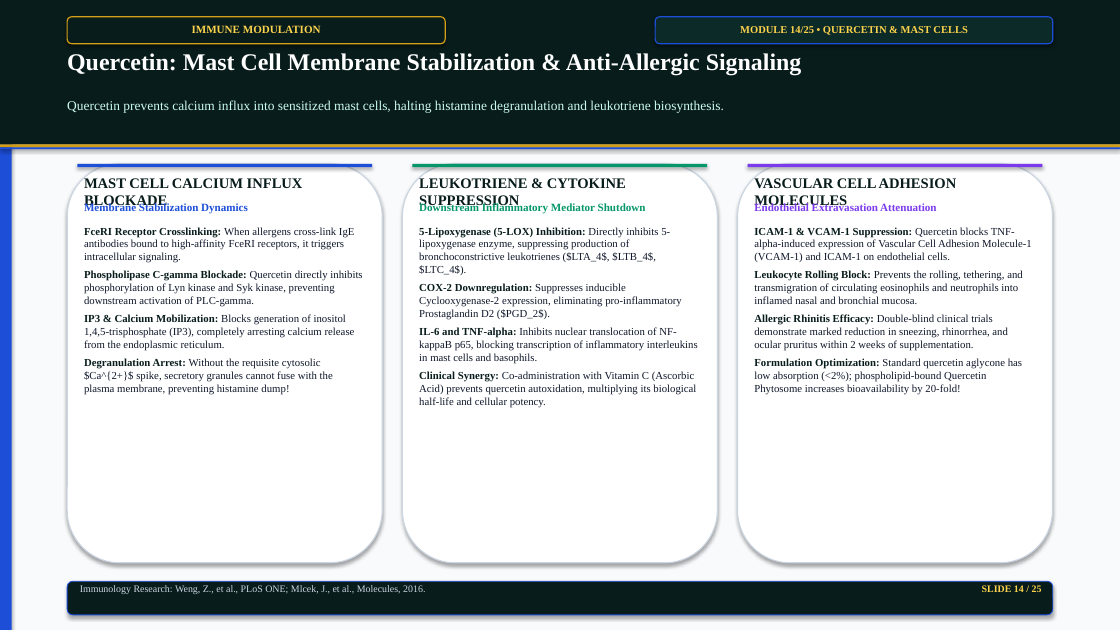
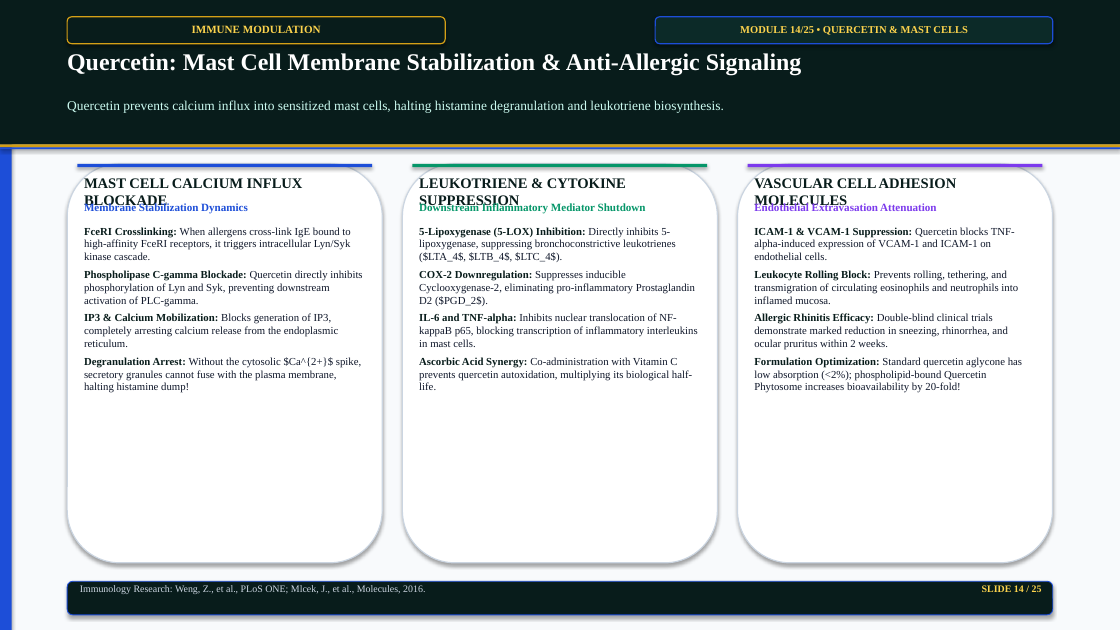
Before and after one commit to satyasanatan989/academic-presentation-engine, a slide deck: slide 14 of samples/phytochemicals_25slides_master_deck.pptx. Drawn at 1120x630 pixels with LibreOffice and Linux fonts; fonts in the diff are those of the drawing. Boxes give left, top, right and bottom in pixels: in the first picture for what was removed or moved away, otherwise in the second. Text is boxed around its words. In the diff, an @@ line names an element or a change of style, - is before the commit and + after.

```diff
--- a/samples/phytochemicals_25slides_master_deck.pptx
+++ b/samples/phytochemicals_25slides_master_deck.pptx
@@ text at (84, 227, 362, 393): text changed @@
-FceRI Receptor Crosslinking: When allergens cross-link IgE antibodies bound to high-affinity FceRI receptors, it triggers intracellular signaling.
-Phospholipase C-gamma Blockade: Quercetin directly inhibits phosphorylation of Lyn kinase and Syk kinase, preventing downstream activation of PLC-gamma.
-IP3 & Calcium Mobilization: Blocks generation of inositol 1,4,5-trisphosphate (IP3), completely arresting calcium release from the endoplasmic reticulum.
-Degranulation Arrest: Without the requisite cytosolic $Ca^{2+}$ spike, secretory granules cannot fuse with the plasma membrane, preventing histamine dump!
+FceRI Crosslinking: When allergens cross-link IgE bound to high-affinity FceRI receptors, it triggers intracellular Lyn/Syk kinase cascade.
+Phospholipase C-gamma Blockade: Quercetin directly inhibits phosphorylation of Lyn and Syk, preventing downstream activation of PLC-gamma.
+IP3 & Calcium Mobilization: Blocks generation of IP3, completely arresting calcium release from the endoplasmic reticulum.
+Degranulation Arrest: Without the cytosolic $Ca^{2+}$ spike, secretory granules cannot fuse with the plasma membrane, halting histamine dump!
@@ text at (419, 227, 698, 390): text changed @@
-5-Lipoxygenase (5-LOX) Inhibition: Directly inhibits 5-lipoxygenase enzyme, suppressing production of bronchoconstrictive leukotrienes ($LTA_4$, $LTB_4$, $LTC_4$).
-COX-2 Downregulation: Suppresses inducible Cyclooxygenase-2 expression, eliminating pro-inflammatory Prostaglandin D2 ($PGD_2$).
-IL-6 and TNF-alpha: Inhibits nuclear translocation of NF-kappaB p65, blocking transcription of inflammatory interleukins in mast cells and basophils.
-Clinical Synergy: Co-administration with Vitamin C (Ascorbic Acid) prevents quercetin autoxidation, multiplying its biological half-life and cellular potency.
+5-Lipoxygenase (5-LOX) Inhibition: Directly inhibits 5-lipoxygenase, suppressing bronchoconstrictive leukotrienes ($LTA_4$, $LTB_4$, $LTC_4$).
+COX-2 Downregulation: Suppresses inducible Cyclooxygenase-2, eliminating pro-inflammatory Prostaglandin D2 ($PGD_2$).
+IL-6 and TNF-alpha: Inhibits nuclear translocation of NF-kappaB p65, blocking transcription of inflammatory interleukins in mast cells.
+Ascorbic Acid Synergy: Co-administration with Vitamin C prevents quercetin autoxidation, multiplying its biological half-life.
@@ text at (754, 227, 1018, 350): text changed @@
-ICAM-1 & VCAM-1 Suppression: Quercetin blocks TNF-alpha-induced expression of Vascular Cell Adhesion Molecule-1 (VCAM-1) and ICAM-1 on endothelial cells.
-Leukocyte Rolling Block: Prevents the rolling, tethering, and transmigration of circulating eosinophils and neutrophils into inflamed nasal and bronchial mucosa.
-Allergic Rhinitis Efficacy: Double-blind clinical trials demonstrate marked reduction in sneezing, rhinorrhea, and ocular pruritus within 2 weeks of supplementation.
+ICAM-1 & VCAM-1 Suppression: Quercetin blocks TNF-alpha-induced expression of VCAM-1 and ICAM-1 on endothelial cells.
+Leukocyte Rolling Block: Prevents rolling, tethering, and transmigration of circulating eosinophils and neutrophils into inflamed mucosa.
+Allergic Rhinitis Efficacy: Double-blind clinical trials demonstrate marked reduction in sneezing, rhinorrhea, and ocular pruritus within 2 weeks.
```
Also in this commit, not shown: 21 other slides changed, 24 other files.
